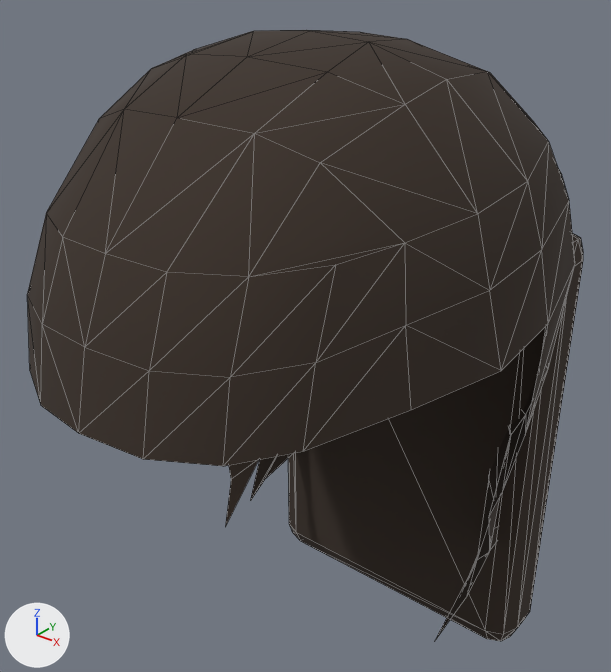
One commit to the glTF model assets/character/parts/hair_long.glb: the scene before it, then after it.
Rendered twice from a camera (50 mm lens) standing at (0.249, -0.314, 0.365) and looking at (-0.013, 0.014, 0.162). The lights are fixed; the arrows at lower left show +X, +Y and +Z. The older version comes first. Mesh edges are drawn as thin lines. Vertices at exactly the same position are counted once.

Names of what the first picture shows: 'hair_long'.
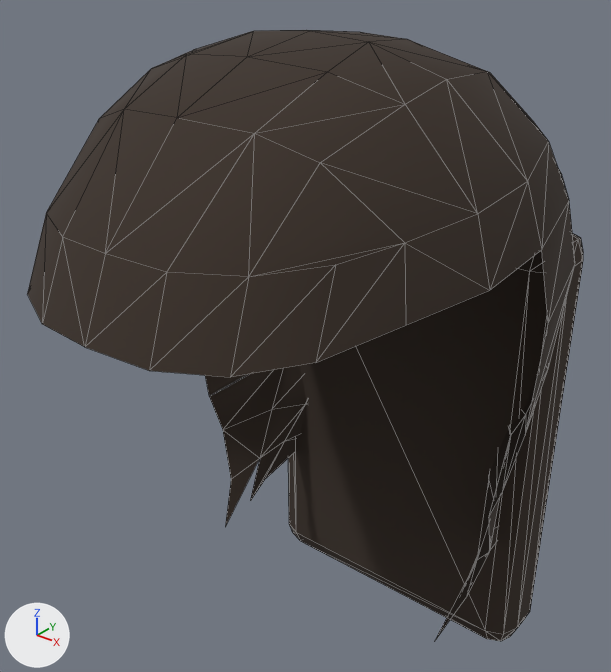
Where the change shows, as pixel boxes (x1, y1, x2, y2) in the pictures (611 x 672 px):
part 1 of me_hair_long, deleted
    before: (27, 250, 548, 466)

Diff of the bpy script that builds the scene:
```diff
--- a/assets/character/parts/hair_long.glb.py
+++ b/assets/character/parts/hair_long.glb.py
@@ me_hair_long @@
 # used by ob_hair_long; location = (0.0, 0.0, 0.0)
-me_hair_long.from_pydata(...)  # 212 vertices, 355 faces; spans x -0.116..0.116, y -0.147..0.153, z -0.068..0.323
+me_hair_long.from_pydata(...)  # 201 vertices, 331 faces; spans x -0.116..0.116, y -0.139..0.153, z -0.068..0.323
+# me_hair_long part 1
+# 11 vertices are removed from x -0.116..0.116, y -0.147..-0.015, z 0.182..0.195
+# 24 faces are deleted
 me_hair_long.materials.append(mat_main_hair)
```
